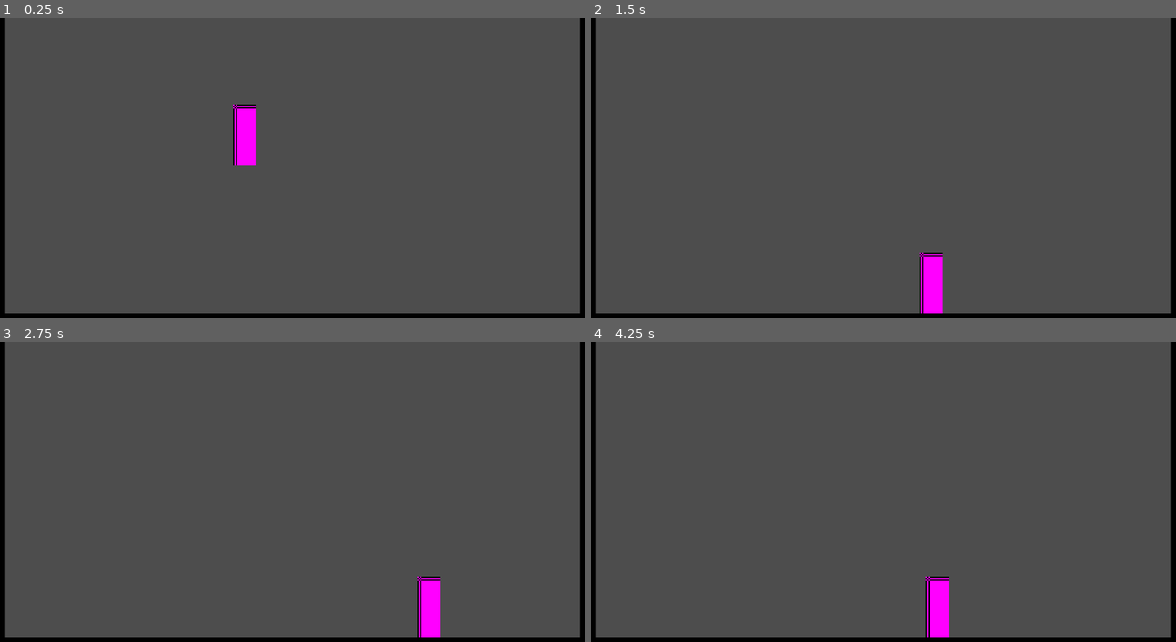
Above: before the commit, frames 1-4 (two rows, left to right).
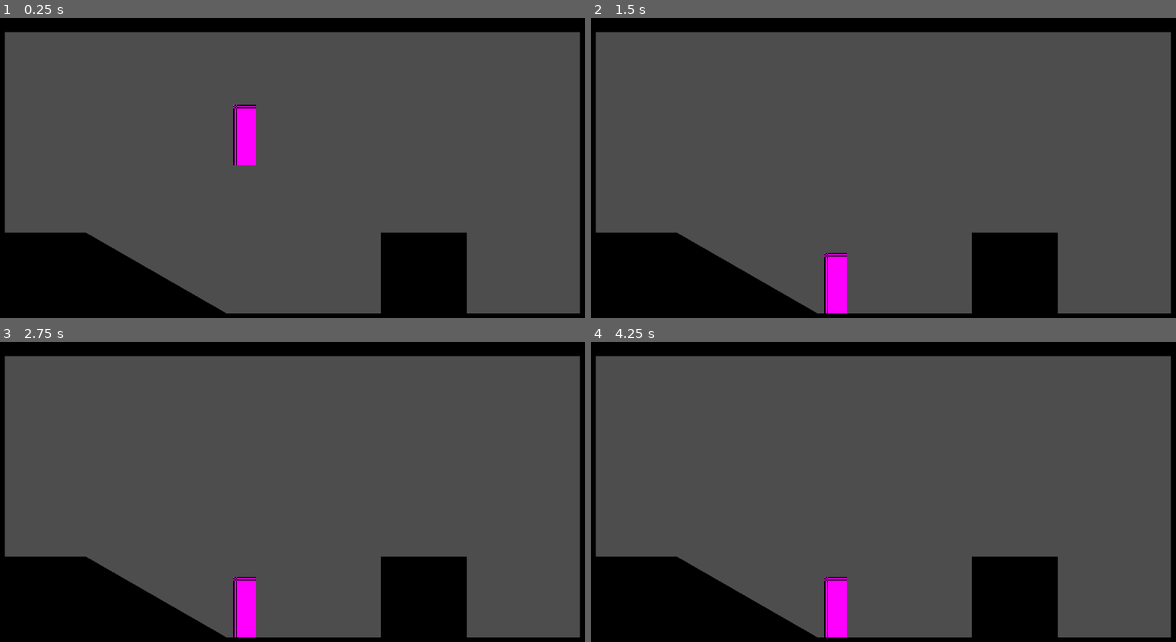
Above: after the commit, the same moments.

Repository: PaulHeraty/herra-vania
Game: Godot game, scene res://playground.tscn
Two runs of this game, one before a commit and one after it. Both use one fixed random seed, a clock stepped at 60 frames per second and the inputs below.
Inputs:
- Up to frame 1 (0.25 s): no input
- Up to frame 2 (1.5 s): hold Right (right) 0.53-1.28 s; hold Down (down) from 1.28 s (still down)
- Up to frame 3 (2.75 s): tap Enter at 2 s; release Down (down) at 2.03 s; hold Right (right) from 2.03 s (still down)
- Up to frame 4 (4.25 s): release Right (right) at 2.78 s; hold Up (up) 2.78-3.53 s; tap Space at 3.5 s; hold Left (left) from 3.53 s (still down)

The runs differ from the first frame. In frame 1, 16% of the frame differs, in the area x 0-100%, y 0-99%; in frame 2, 17%; in frame 3, 16%; in frame 4, 17%.

Commit message:
Chpt 1.2

Diff:
--- a/player/player.tscn
+++ b/player/player.tscn
@@ -1,6 +1,8 @@
-[gd_scene load_steps=4 format=3 uid="uid://bu8nylgi15ir7"]
+[gd_scene load_steps=6 format=3 uid="uid://bu8nylgi15ir7"]
 
 [ext_resource type="Script" uid="uid://cvydemcyat3fj" path="res://player/scripts/player.gd" id="1_oul6g"]
+[ext_resource type="Script" uid="uid://d2cfc820mmn2d" path="res://player/states/idle.gd" id="2_rkbax"]
+[ext_resource type="Script" uid="uid://skpewnu01r3s" path="res://player/states/run.gd" id="3_g1dw6"]
 
 [sub_resource type="PlaceholderTexture2D" id="PlaceholderTexture2D_kqu6x"]
 size = Vector2(18, 48)
@@ -19,3 +21,11 @@
 position = Vector2(0, -23)
 shape = SubResource("RectangleShape2D_oul6g")
 debug_color = Color(0, 0.6, 0.69803923, 0.25490198)
+
+[node name="States" type="Node" parent="."]
+
+[node name="Idle" type="Node" parent="States"]
+script = ExtResource("2_rkbax")
+
+[node name="Run" type="Node" parent="States"]
+script = ExtResource("3_g1dw6")
--- a/player/scripts/player.gd
+++ b/player/scripts/player.gd
@@ -1,16 +1,74 @@
 class_name Player extends CharacterBody2D
+
+#region /// State Machine Variables
+var states: Array[PlayerState]
+var current_state: PlayerState :
+	get : return states.front()
+var previous_state: PlayerState :
+	get : return states[1]
+#endregion
+
+#region /// standard variables
+var direction: Vector2 = Vector2.ZERO
+var gravity: float = 980
+#endregion
+
+func _ready() -> void:
+	# initialize states
+	initialize_states()
+	pass
+
+func _unhandled_input(event: InputEvent) -> void:
+	change_state(current_state.handle_inputs(event))
+	pass
 
 
 func _process(_delta: float) -> void:
-
+	update_direction()
+	change_state(current_state.process(_delta))
 	pass
 
 func _physics_process(_delta: float) -> void:
-	velocity.x = 0.0
-	if Input.is_action_pressed("left"):
-		velocity.x = -100
-	elif Input.is_action_pressed("right"):
-		velocity.x = 100
-	velocity.y = velocity.y + 980 * _delta
+	velocity.y += gravity * _delta
 	move_and_slide()
+	change_state(current_state.physics_process(_delta))
 	pass
+
+func initialize_states() -> void:
+	states = []
+	for c in $States.get_children():
+		if c is PlayerState:
+			states.append(c)
+			c.player = self
+		pass
+
+	if states.size() == 0:
+		return
+
+	for state in states:
+		state.init()
+
+	change_state(current_state)
+	current_state.enter()
+	pass
+
+func change_state(new_state: PlayerState) -> void:
+	if new_state == null:
+		return
+	elif new_state == current_state:
+		return
+
+	if current_state:
+		current_state.exit()
+
+	states.push_front(new_state)
+	current_state.enter()
+	states.resize(3)
+	pass
+
+func update_direction() -> void:
+	#var prev_direction: Vector2 = direction
+	direction = Input.get_vector("left", "right", "up", "down")
+
+	# do more stuff
+	pass
--- /dev/null
+++ b/player/states/00_player_state.gd
@@ -0,0 +1,33 @@
+@icon("res://player/states/state.svg")
+class_name PlayerState extends Node
+
+var player: Player
+var next_state: PlayerState
+
+#region /// state references
+# reference to all other states
+#endregion
+
+# what happens when the state is initialized
+func init() -> void:
+	pass
+
+# what happen when you enter this state
+func enter() -> void:
+	pass
+
+# what happens when you exit this state
+func exit() -> void:
+	pass
+
+# what happens when an input is pressed?
+func handle_inputs(_event: InputEvent) -> PlayerState:
+	return next_state
+
+# what happens during the process loop
+func process(_delta: float) -> PlayerState:
+	return next_state
+
+# what happens during the physics loop
+func physics_process(_delta: float) -> PlayerState:
+	return next_state
--- /dev/null
+++ b/player/states/idle.gd
@@ -0,0 +1,25 @@
+class_name PlayerStateIdle extends PlayerState
+
+# what happens when the state is initialized
+func init() -> void:
+	pass
+
+# what happen when you enter this state
+func enter() -> void:
+	pass
+
+# what happens when you exit this state
+func exit() -> void:
+	pass
+
+# what happens when an input is pressed?
+func handle_inputs(_event: InputEvent) -> PlayerState:
+	return next_state
+
+# what happens during the process loop
+func process(_delta: float) -> PlayerState:
+	return next_state
+
+# what happens during the physics loop
+func physics_process(_delta: float) -> PlayerState:
+	return next_state
--- /dev/null
+++ b/player/states/run.gd
@@ -0,0 +1,25 @@
+class_name PlayerStateRun extends PlayerState
+
+# what happens when the state is initialized
+func init() -> void:
+	pass
+
+# what happen when you enter this state
+func enter() -> void:
+	pass
+
+# what happens when you exit this state
+func exit() -> void:
+	pass
+
+# what happens when an input is pressed?
+func handle_inputs(_event: InputEvent) -> PlayerState:
+	return next_state
+
+# what happens during the process loop
+func process(_delta: float) -> PlayerState:
+	return next_state
+
+# what happens during the physics loop
+func physics_process(_delta: float) -> PlayerState:
+	return next_state
--- /dev/null
+++ b/player/states/state.svg
@@ -0,0 +1,15 @@
+<svg width="16" height="16" viewBox="0 0 16 16" fill="none" xmlns="http://www.w3.org/2000/svg">
+<g clip-path="url(#clip0_3311_68)">
+<circle cx="8" cy="8" r="8" fill="#505050"/>
+<circle cx="8" cy="8" r="5" fill="#FF4A4A"/>
+<path d="M6 1V6H1L6 1Z" fill="#E5E5E5"/>
+<path d="M16 11V16H11L16 11Z" fill="#FF4A4A"/>
+<path d="M5 4L1 0H0V1L4 5L5 4Z" fill="#E5E5E5"/>
+<path d="M11 10L10 11L14 15L15 14L11 10Z" fill="#FF4A4A"/>
+</g>
+<defs>
+<clipPath id="clip0_3311_68">
+<rect width="16" height="16" fill="white"/>
+</clipPath>
+</defs>
+</svg>
--- a/playground.tscn
+++ b/playground.tscn
@@ -25,6 +25,48 @@
 [node name="CollisionShape2D" type="CollisionShape2D" parent="Sprite2D/StaticBody2D"]
 shape = SubResource("RectangleShape2D_wt17y")
 
+[node name="Sprite2D5" type="Sprite2D" parent="."]
+position = Vector2(344, 202)
+scale = Vector2(2.11, 2)
+texture = SubResource("GradientTexture2D_rupst")
+
+[node name="StaticBody2D" type="StaticBody2D" parent="Sprite2D5"]
+
+[node name="CollisionShape2D" type="CollisionShape2D" parent="Sprite2D5/StaticBody2D"]
+shape = SubResource("RectangleShape2D_wt17y")
+
+[node name="Sprite2D6" type="Sprite2D" parent="."]
+position = Vector2(46, 202)
+scale = Vector2(2, 2)
+texture = SubResource("GradientTexture2D_rupst")
+
+[node name="StaticBody2D" type="StaticBody2D" parent="Sprite2D6"]
+
+[node name="CollisionShape2D" type="CollisionShape2D" parent="Sprite2D6/StaticBody2D"]
+scale = Vector2(1.0000001, 1.0000001)
+shape = SubResource("RectangleShape2D_wt17y")
+
+[node name="Sprite2D7" type="Sprite2D" parent="."]
+position = Vector2(117.527145, 230.03976)
+rotation = 0.5235988
+scale = Vector2(4.016617, 2.0143194)
+texture = SubResource("GradientTexture2D_rupst")
+
+[node name="StaticBody2D" type="StaticBody2D" parent="Sprite2D7"]
+
+[node name="CollisionShape2D" type="CollisionShape2D" parent="Sprite2D7/StaticBody2D"]
+shape = SubResource("RectangleShape2D_wt17y")
+
+[node name="Sprite2D4" type="Sprite2D" parent="."]
+position = Vector2(240, -11)
+scale = Vector2(16, 1.375)
+texture = SubResource("GradientTexture2D_rupst")
+
+[node name="StaticBody2D" type="StaticBody2D" parent="Sprite2D4"]
+
+[node name="CollisionShape2D" type="CollisionShape2D" parent="Sprite2D4/StaticBody2D"]
+shape = SubResource("RectangleShape2D_wt17y")
+
 [node name="Sprite2D2" type="Sprite2D" parent="."]
 position = Vector2(-1, 131)
 scale = Vector2(0.9375, 9.1875)
@@ -36,7 +78,7 @@
 shape = SubResource("RectangleShape2D_wt17y")
 
 [node name="Sprite2D3" type="Sprite2D" parent="."]
-position = Vector2(482, 130)
+position = Vector2(482.00003, 130)
 scale = Vector2(0.9375, 9.1875)
 texture = SubResource("GradientTexture2D_rupst")
 
Not shown, added: player/states/00_player_state.gd.uid
Not shown, added: player/states/idle.gd.uid
Not shown, added: player/states/run.gd.uid
Not shown, added: player/states/state.svg.import
